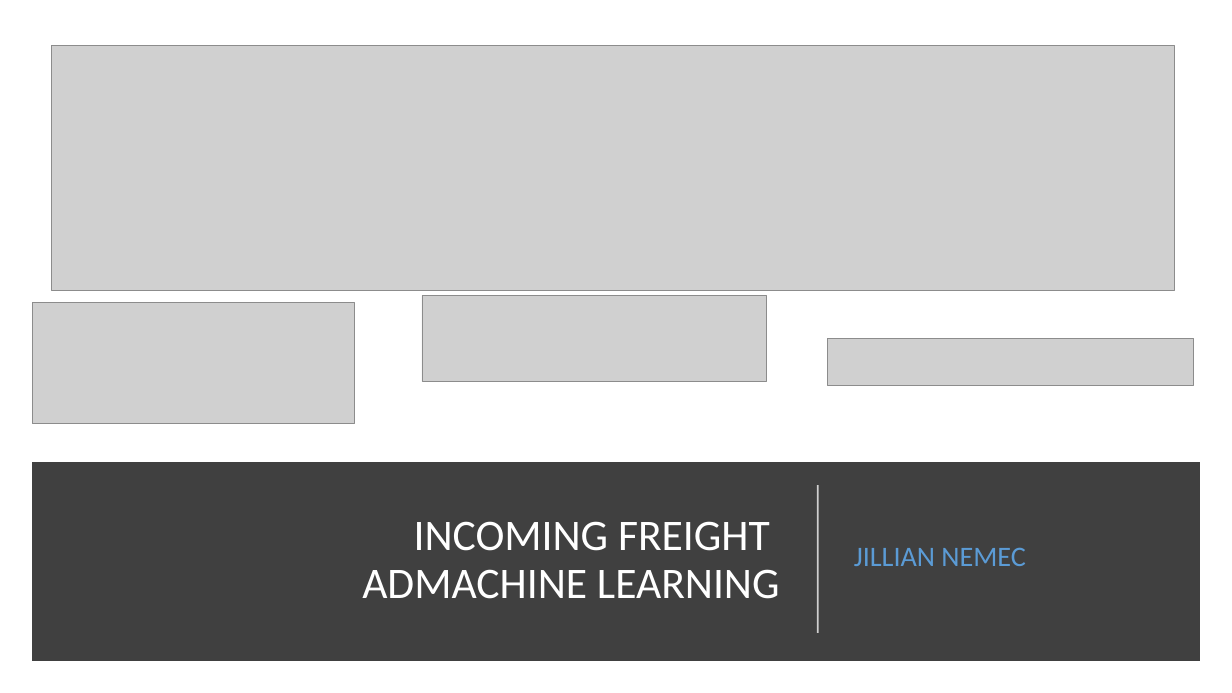
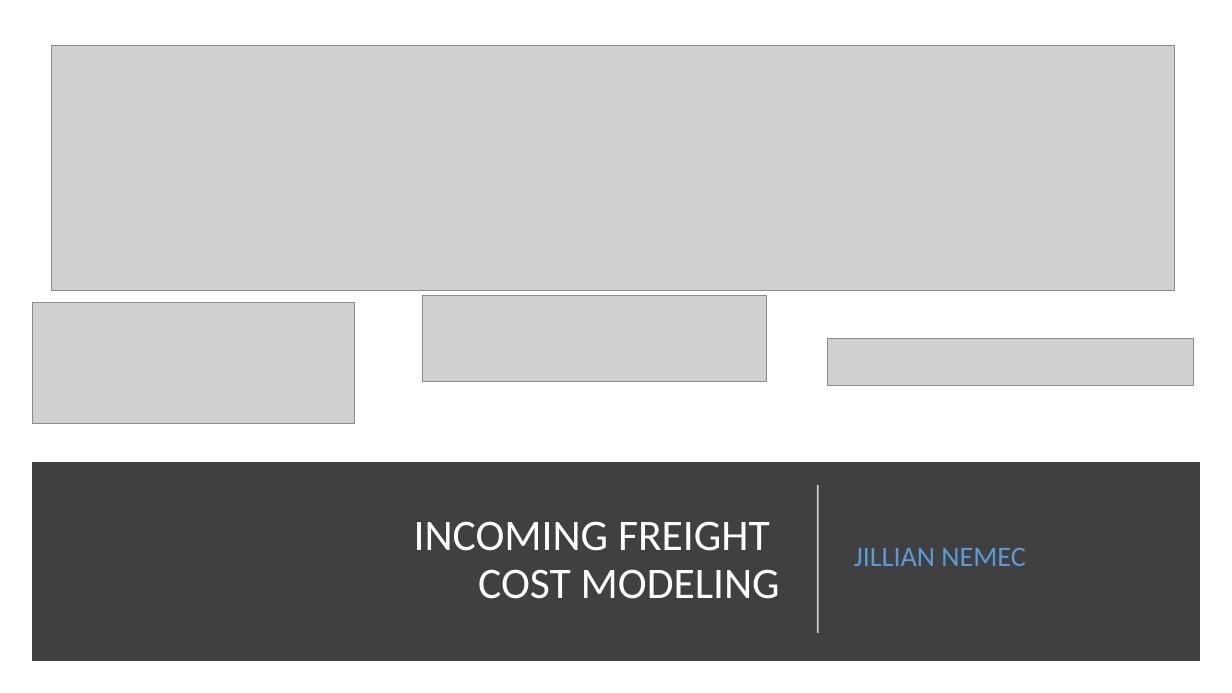
Before and after one commit to jinemec23/Final_Project, a slide deck: slide 1 of Nuance_IncomingFreightCostAnalysis.pptx. Drawn at 1232x693 pixels with LibreOffice and Linux fonts; fonts in the diff are those of the drawing; grey boxes stand for pictures. Boxes give left, top, right and bottom in pixels: in the first picture for what was removed or moved away, otherwise in the second. Text is boxed around its words. In the diff, an @@ line names an element or a change of style, - is before the commit and + after.

```diff
--- a/Nuance_IncomingFreightCostAnalysis.pptx
+++ b/Nuance_IncomingFreightCostAnalysis.pptx
@@ title at <box>414,521,780,599</box>: text changed @@
-INCOMING FREIGHT
-ADMACHINE LEARNING
+INCOMING FREIGHT
+COST MODELING
```
Also in this commit, not shown: 1 slide added.
